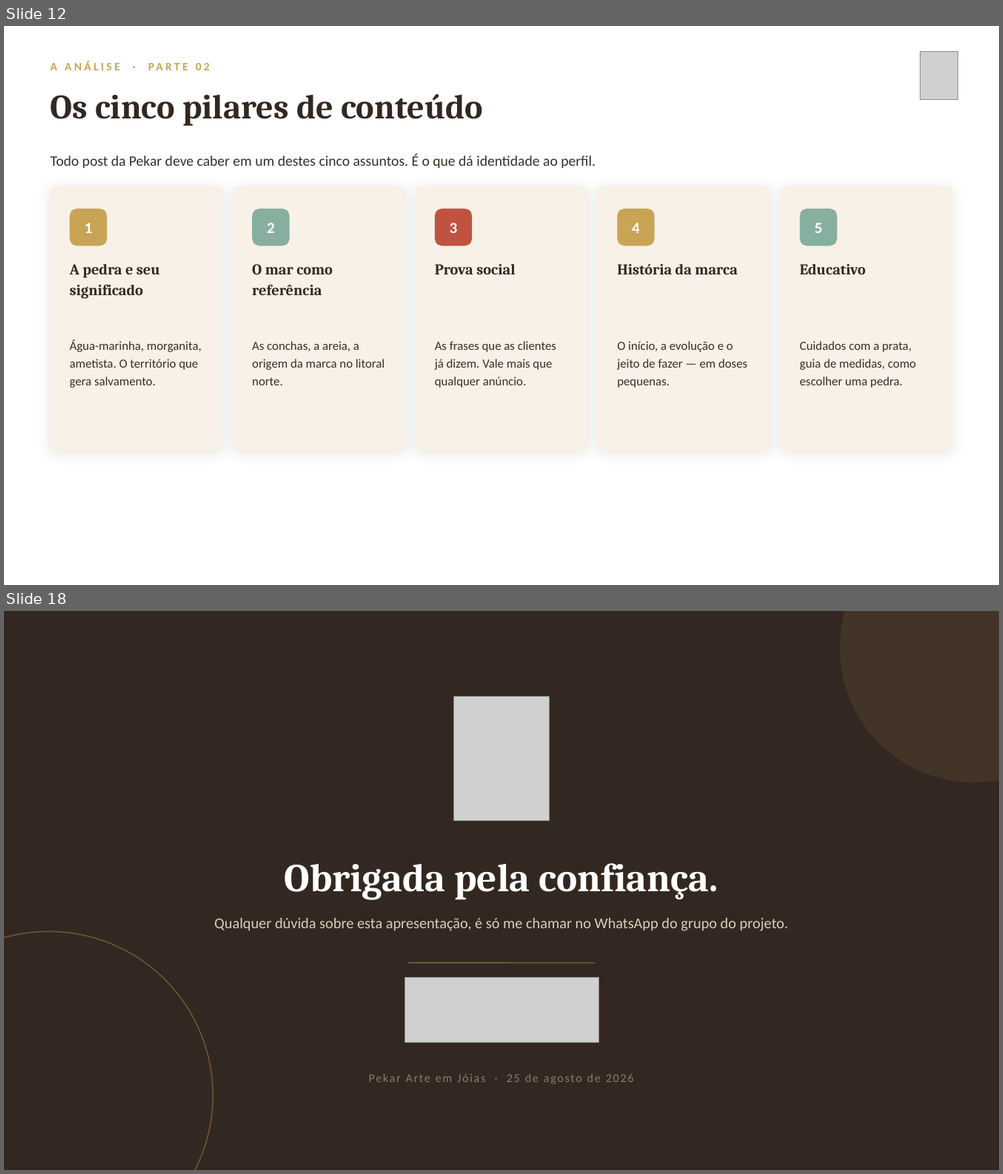
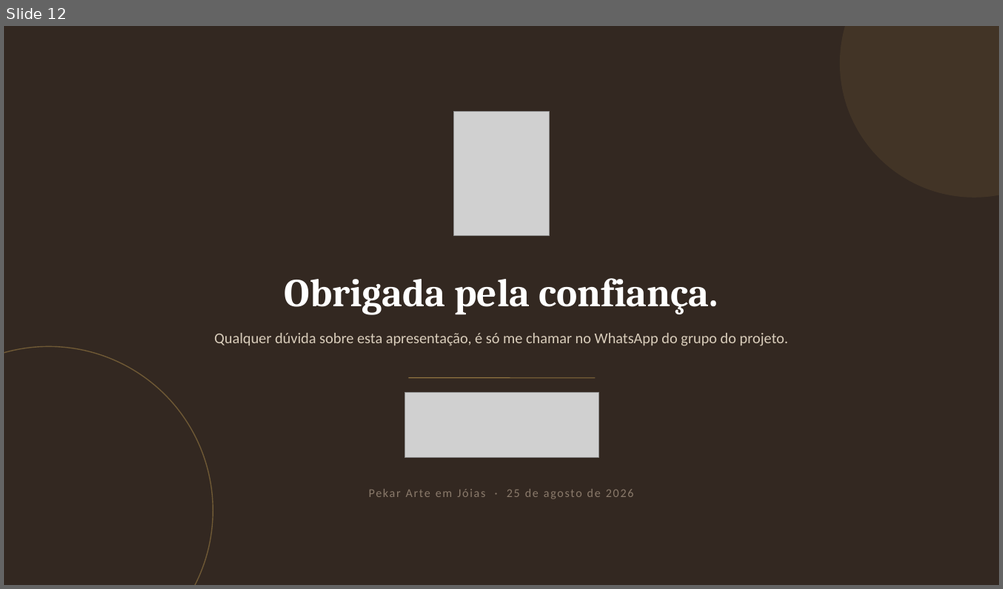
Before and after one commit to AdrianaLuiza/SkillsClaude, a slide deck: pekar-joias/Pekar-Analise-Entrega-Proposta.pptx. Shown one above the other, each under a label of ours: slides 12 and 18 before the commit, slide 12 after it; the slides between them are not shown. The pictures are 1003x1174 and 1003x589 pixels, drawn with LibreOffice and Linux fonts; fonts in the diff are those of the drawing; grey boxes stand for pictures. Boxes give left, top, right and bottom in pixels: in the first picture for what was removed or moved away, otherwise in the second. Text is boxed around its words. In the diff, an @@ line names an element or a change of style, - is before the commit and + after.

```diff
--- a/pekar-joias/Pekar-Analise-Entrega-Proposta.pptx
+++ b/pekar-joias/Pekar-Analise-Entrega-Proposta.pptx
@@ slide 12 removed at (4,26,999,585), background #FFFFFF @@
@@ text removed at (51,61,119,70) @@
-A ANÁLISE · PARTE 02
@@ picture removed at (920,51,958,100) @@
@@ text removed at (51,94,483,126) @@
-Os cinco pilares de conteúdo
@@ text removed at (51,154,595,168) @@
-Todo post da Pekar deve caber em um destes cinco assuntos. É o que dá identidade ao perfil.
@@ rounded rectangle removed at (51,187,222,452) @@
@@ rounded rectangle removed at (233,187,405,452) @@
@@ rounded rectangle removed at (415,187,587,452) @@
@@ rounded rectangle removed at (598,187,770,452) @@
@@ rounded rectangle removed at (780,187,952,452) @@
@@ rounded rectangle removed at (70,209,107,246) @@
@@ text removed at (85,223,93,233) @@
-1
@@ rounded rectangle removed at (253,209,290,246) @@
@@ text removed at (267,223,275,233) @@
-2
@@ rounded rectangle removed at (435,209,472,246) @@
@@ text removed at (449,223,458,233) @@
-3
@@ rounded rectangle removed at (617,209,654,246) @@
@@ text removed at (632,223,640,233) @@
-4
@@ rounded rectangle removed at (800,209,836,246) @@
@@ text removed at (814,223,822,233) @@
-5
@@ text removed at (70,264,160,299) @@
-A pedra e seu significado
@@ text removed at (252,264,333,295) @@
-O mar como referência
@@ text removed at (435,264,515,275) @@
-Prova social
@@ text removed at (617,264,737,275) @@
-História da marca
@@ text removed at (800,264,865,275) @@
-Educativo
@@ text removed at (70,340,202,388) @@
-Água-marinha, morganita, ametista. O território que gera salvamento.
@@ text removed at (252,341,384,386) @@
-As conchas, a areia, a origem da marca no litoral norte.
@@ text removed at (435,341,556,388) @@
-As frases que as clientes já dizem. Vale mais que qualquer anúncio.
@@ text removed at (617,341,747,388) @@
-O início, a evolução e o jeito de fazer — em doses pequenas.
@@ text removed at (800,341,916,388) @@
-Cuidados com a prata, guia de medidas, como escolher uma pedra.
@@ what was slide 18 is now slide 12 @@
```
Also in this commit, not shown: 11 slides changed, 5 other slides removed, 2 other files.
